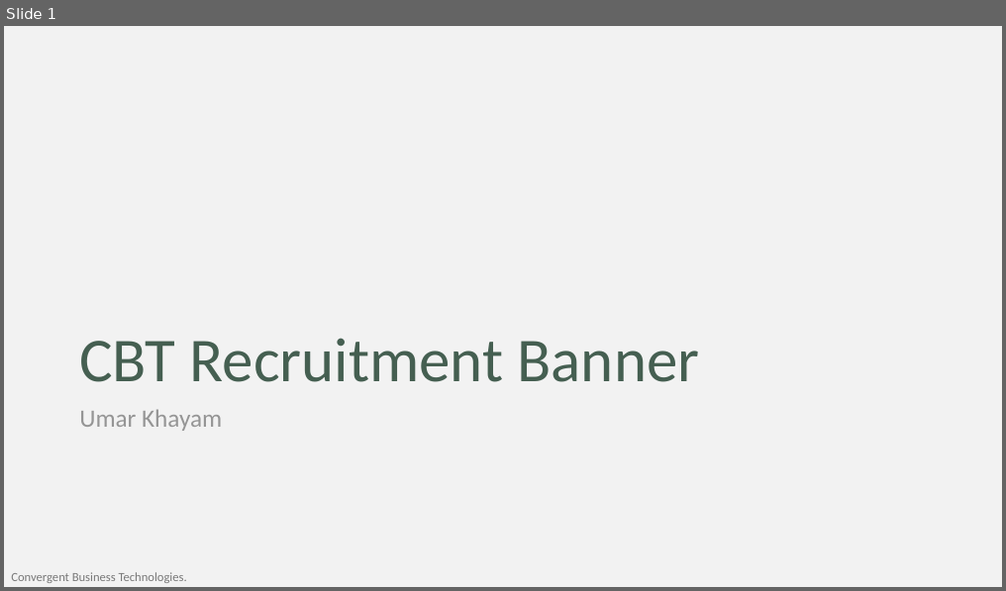
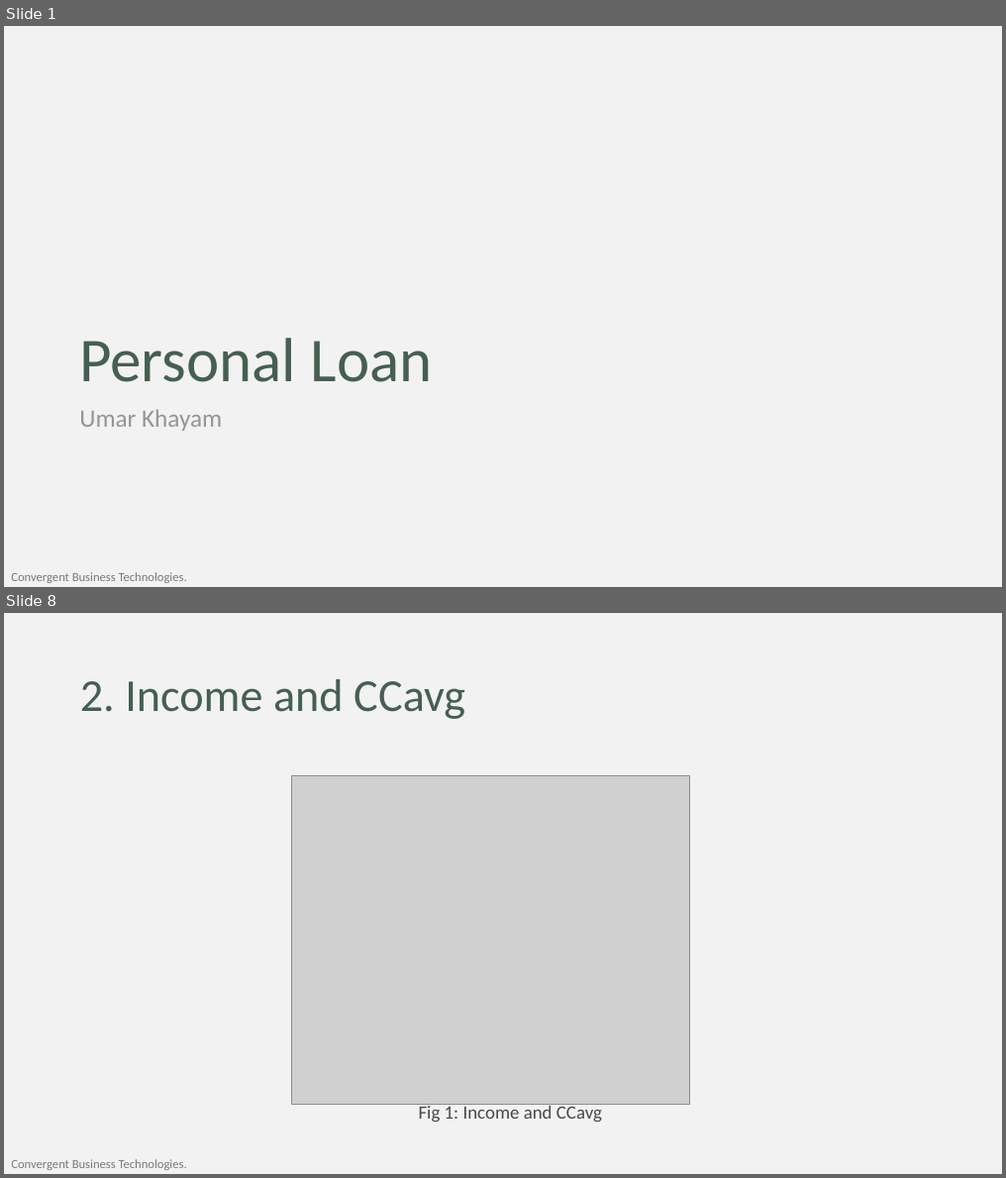
Before and after one commit to umar-khayam/Data-Science, a slide deck: Learning/Statistics/ISL/Presentation_v1.2.pptx. Shown one above the other, each under a label of ours: slide 1 before the commit, slides 1 and 8 after it; the slides between them are not shown. The pictures are 1006x591 and 1006x1178 pixels, drawn with LibreOffice and Linux fonts; fonts in the diff are those of the drawing; grey boxes stand for pictures; background and template pictures are left out. Boxes give left, top, right and bottom in pixels: in the first picture for what was removed or moved away, otherwise in the second. Text is boxed around its words. In the diff, an @@ line names an element or a change of style, - is before the commit and + after.

Commit message:
Bank Personal Loan

```diff
--- a/Learning/Statistics/ISL/Presentation_v1.2.pptx
+++ b/Learning/Statistics/ISL/Presentation_v1.2.pptx
@@ slide 8 added at (4, 613, 1002, 1174), background #F2F2F2; not listed: 1 template element that a slide beside it also shows @@
@@ title added at (80, 679, 465, 719), 44 pt, text #455F51 @@
+2. Income and CCavg
@@ picture added at (291, 776, 690, 1105) @@
@@ text added at (419, 1104, 602, 1122), 18 pt, text #484848 @@
+Fig 1: Income and CCavg
@@ slide 1 changed as well @@
@@ title at (79, 338, 433, 382): text changed @@
-CBT Recruitment Banner
+Personal Loan
```
Also in this commit, not shown: 16 other slides added, 10 slides removed, 7 other files.
